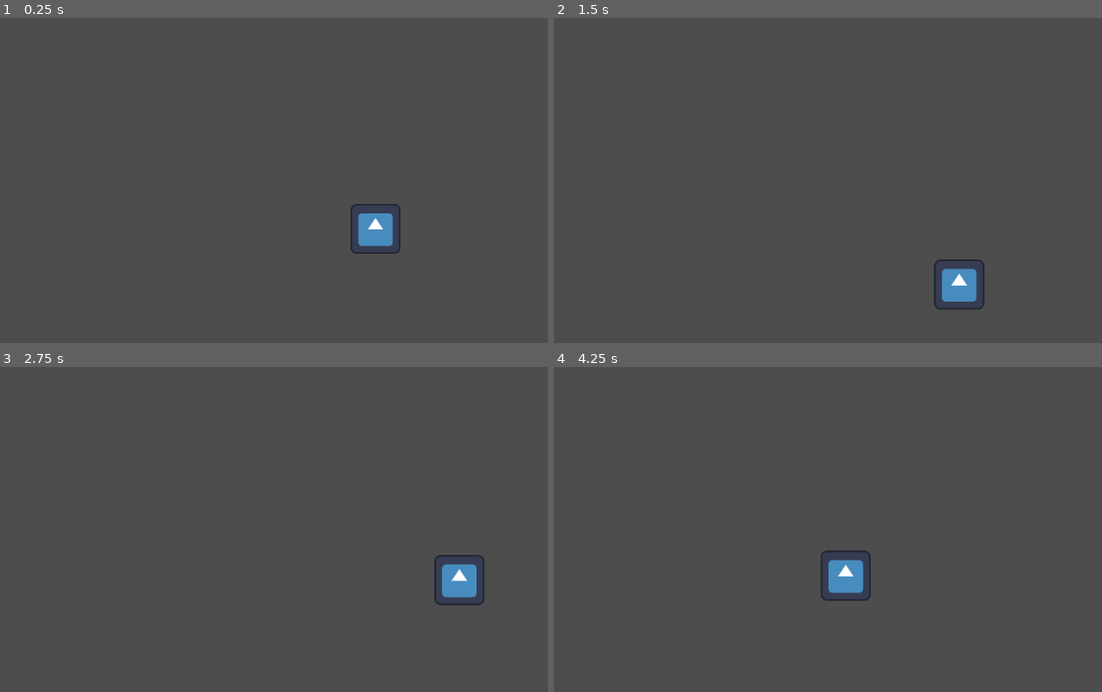
Above: before the commit, frames 1-4 (two rows, left to right).
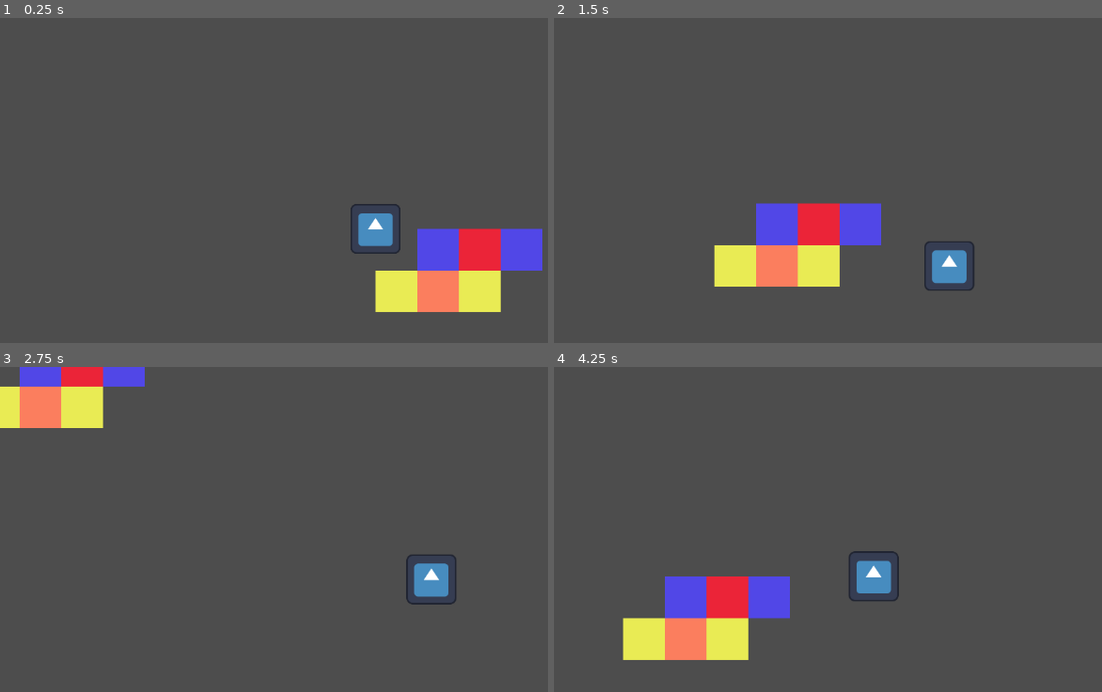
Above: after the commit, the same moments.

Repository: artelephantb/turbo-fishstick
Game: Godot game, scene res://scenes/world.tscn
Two runs of this game, one before a commit and one after it. Both use one fixed random seed, a clock stepped at 60 frames per second and the inputs below. The engine's default icon, where the game draws it, is replaced by a stand-in: a white triangle on a blue panel in a dark square.
Inputs:
- Up to frame 1 (0.25 s): no input
- Up to frame 2 (1.5 s): tap Enter at 0.5 s; hold Right (player_right) 0.53-1.28 s; hold Down (player_down) from 1.28 s (still down)
- Up to frame 3 (2.75 s): release Down (player_down) at 2.03 s; hold Right (player_right) from 2.03 s (still down)
- Up to frame 4 (4.25 s): release Right (player_right) at 2.78 s; hold Up (player_up) 2.78-3.53 s; hold Left (player_left) from 3.53 s (still down)

The runs differ from the first frame. In frame 1, 5.9% of the frame differs, in the area x 68-99%, y 64-91%; in frame 2, 7.1%; in frame 3, 5.1%; in frame 4, 7.2%, in the area x 12-63%, y 56-91%.

Commit message:
Added structures

Diff:
--- /dev/null
+++ b/scenes/world.gd
@@ -0,0 +1,19 @@
+extends Node2D
+
+@export var tile_layer: TileMapLayer
+@export var seed = 100
+
+@export_category('Structure')
+@export var srtructure: Array
+@export var srtructure_scale: Vector2i = Vector2i(4, 4)
+
+func _ready() -> void:
+	for height in range(srtructure_scale.y):
+		for length in range(srtructure_scale.x):
+			if length + height * srtructure_scale.x >= len(srtructure) or srtructure[length + height * srtructure_scale.x] == -1:
+				tile_layer.erase_cell(Vector2i(length, height))
+			else:
+				tile_layer.set_cell(Vector2i(length, height), srtructure[length + height * srtructure_scale.x], Vector2i(0, 0))
+
+func _process(delta: float) -> void:
+	pass
--- a/scenes/world.tscn
+++ b/scenes/world.tscn
@@ -1,6 +1,7 @@
-[gd_scene load_steps=11 format=3 uid="uid://b3o8iilao0dm4"]
+[gd_scene load_steps=12 format=3 uid="uid://b3o8iilao0dm4"]
 
 [ext_resource type="Texture2D" uid="uid://c8rfj8u3atlix" path="res://textures/cherry.png" id="1_k0juu"]
+[ext_resource type="Script" uid="uid://d1vjsgsp580gt" path="res://scenes/world.gd" id="1_qfnet"]
 [ext_resource type="Texture2D" uid="uid://cx3e7ggj2rryq" path="res://textures/grape.png" id="2_71j4m"]
 [ext_resource type="Texture2D" uid="uid://kjmwttfntsfx" path="res://textures/lemon.png" id="3_qfnet"]
 [ext_resource type="Texture2D" uid="uid://pjulvuobc13w" path="res://textures/orange.png" id="4_i7141"]
@@ -28,13 +29,17 @@
 sources/2 = SubResource("TileSetAtlasSource_w7kh3")
 sources/3 = SubResource("TileSetAtlasSource_e3hyu")
 
-[node name="World" type="Node2D"]
+[node name="World" type="Node2D" node_paths=PackedStringArray("tile_layer")]
+script = ExtResource("1_qfnet")
+tile_layer = NodePath("TileMapLayer")
+srtructure = [-1, 1, 0, 1, 2, 3, 2, -1]
+srtructure_scale = Vector2i(4, 3)
 
 [node name="TileMapLayer" type="TileMapLayer" parent="."]
 tile_set = SubResource("TileSet_q5onr")
 
 [node name="Player" parent="." instance=ExtResource("5_71j4m")]
-SPEED = 3.0
+speed = 2.0
 
 [node name="Camera2D" type="Camera2D" parent="Player"]
 zoom = Vector2(4, 4)
--- a/scripts/player.gd
+++ b/scripts/player.gd
@@ -1,16 +1,17 @@
 extends Node2D
 
-@export var SPEED = 5.0
+@export var speed = 5.0
 
 func _ready() -> void:
-	pass # Replace with function body.
+	pass
 
 func _process(delta: float) -> void:
+	# Input
 	if Input.is_action_pressed('player_left'):
-		self.position.x -= SPEED
+		self.position.x -= speed
 	if Input.is_action_pressed('player_right'):
-		self.position.x += SPEED
+		self.position.x += speed
 	if Input.is_action_pressed('player_up'):
-		self.position.y -= SPEED
+		self.position.y -= speed
 	if Input.is_action_pressed('player_down'):
-		self.position.y += SPEED
+		self.position.y += speed
Not shown, added: scenes/world.gd.uid
